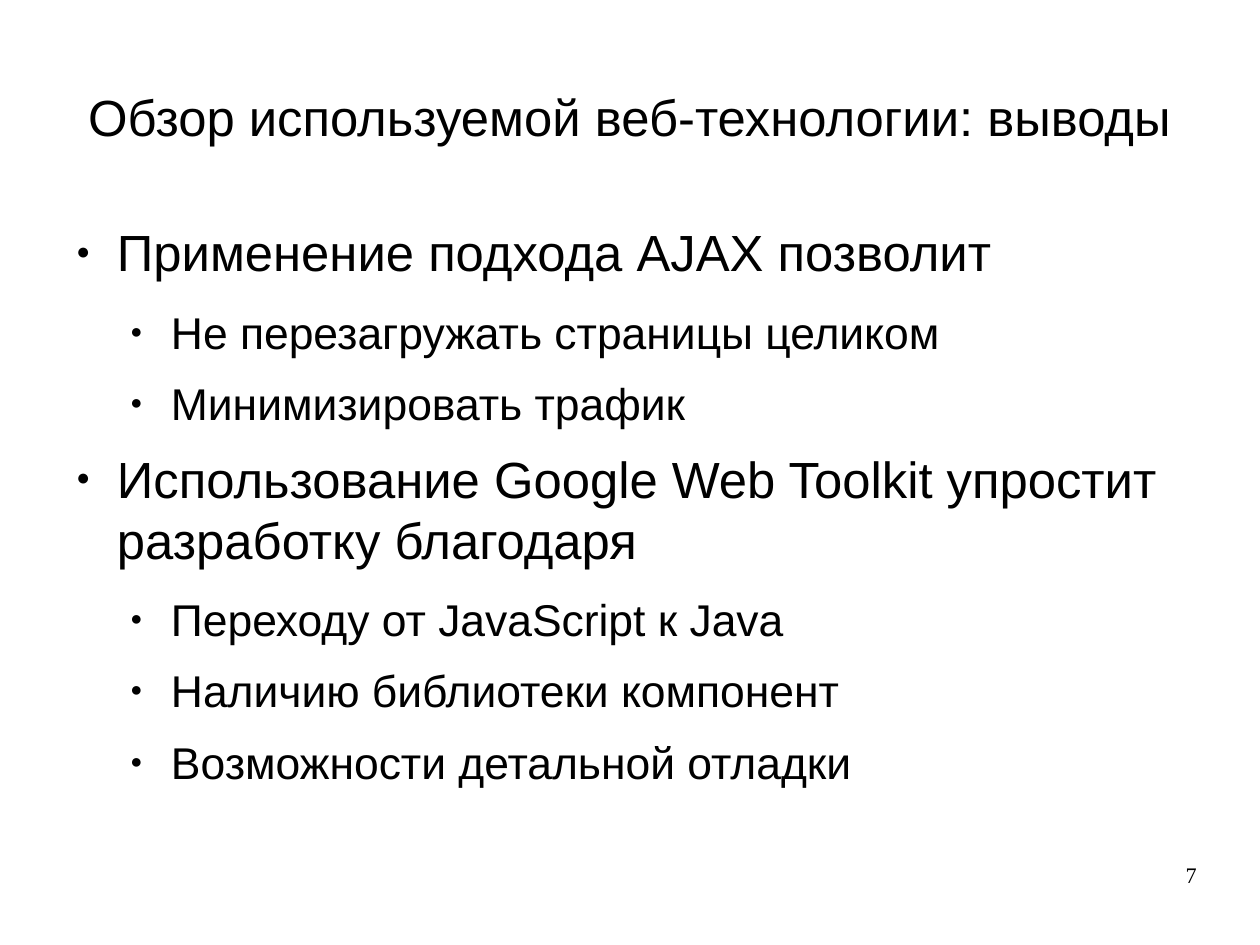
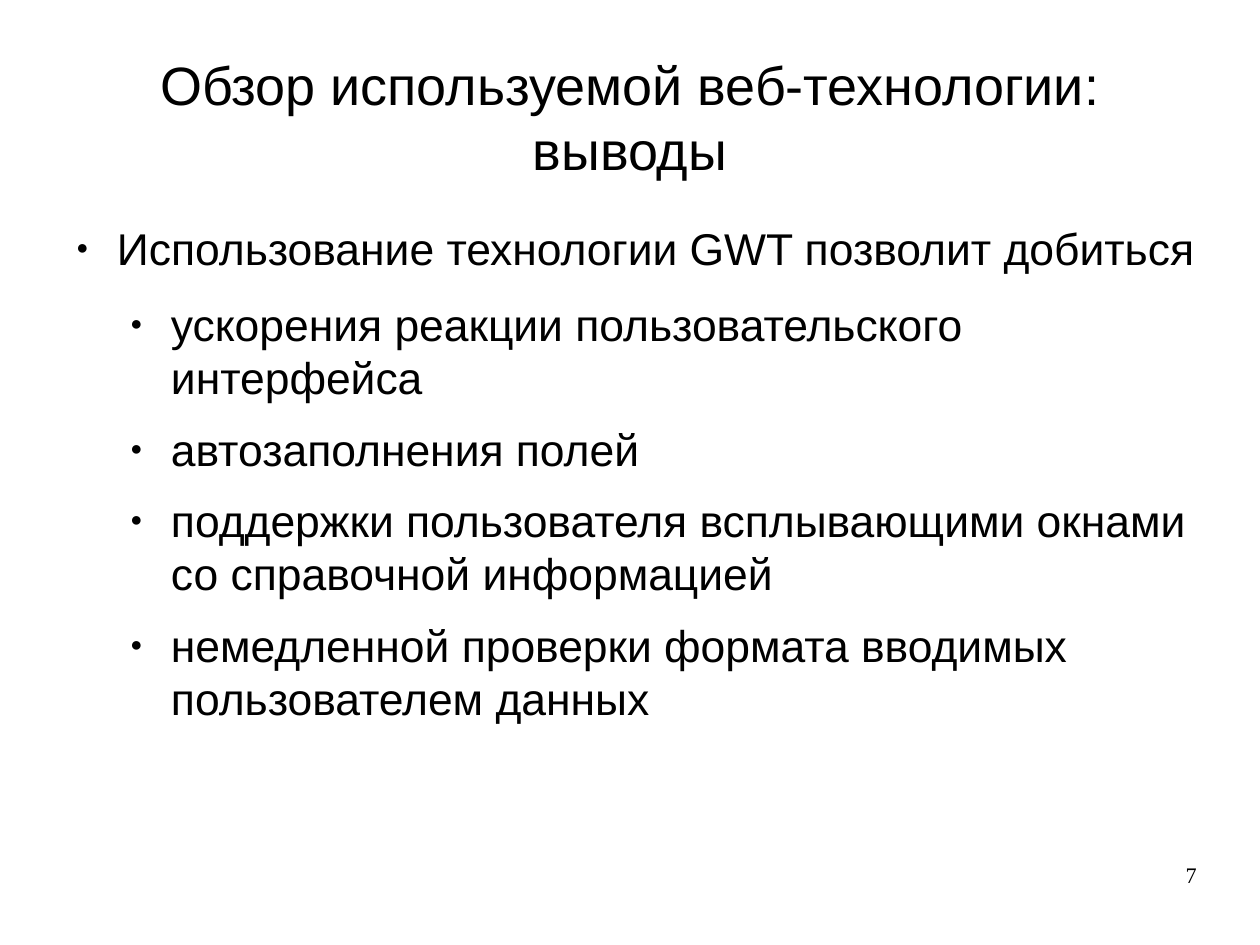
Before and after one commit to aeremenok/a-team-777, a slide deck: slide 7 of diploma/eav/diploma/demo.odp. Drawn at 1260x945 pixels with LibreOffice and Linux fonts; fonts in the diff are those of the drawing. Boxes give left, top, right and bottom in pixels: in the first picture for what was removed or moved away, otherwise in the second. Text is boxed around its words. In the diff, an @@ line names an element or a change of style, - is before the commit and + after.

```diff
--- a/diploma/eav/diploma/demo.odp
+++ b/diploma/eav/diploma/demo.odp
@@ title "Обзор используемой веб-технологии: выводы" at (x1=160, y1=65, x2=1099, y2=180): size 32 to 34 pt @@
@@ text at (x1=117, y1=232, x2=1195, y2=724): text changed @@
-● Применение подхода AJAX позволит
-  ● Не перезагружать страницы целиком
-  ● Минимизировать трафик
-● Использование Google Web Toolkit упростит разработку благодаря
-  ● Переходу от JavaScript к Java
-  ● Наличию библиотеки компонент
-  ● Возможности детальной отладки
+● Использование технологии GWT позволит добиться
+  ● ускорения реакции пользовательского интерфейса
+  ● автозаполнения полей
+  ● поддержки пользователя всплывающими окнами со справочной информацией
+  ● немедленной проверки формата вводимых пользователем данных
```
Also in this commit, not shown: 7 other slides changed, 2 other files.
